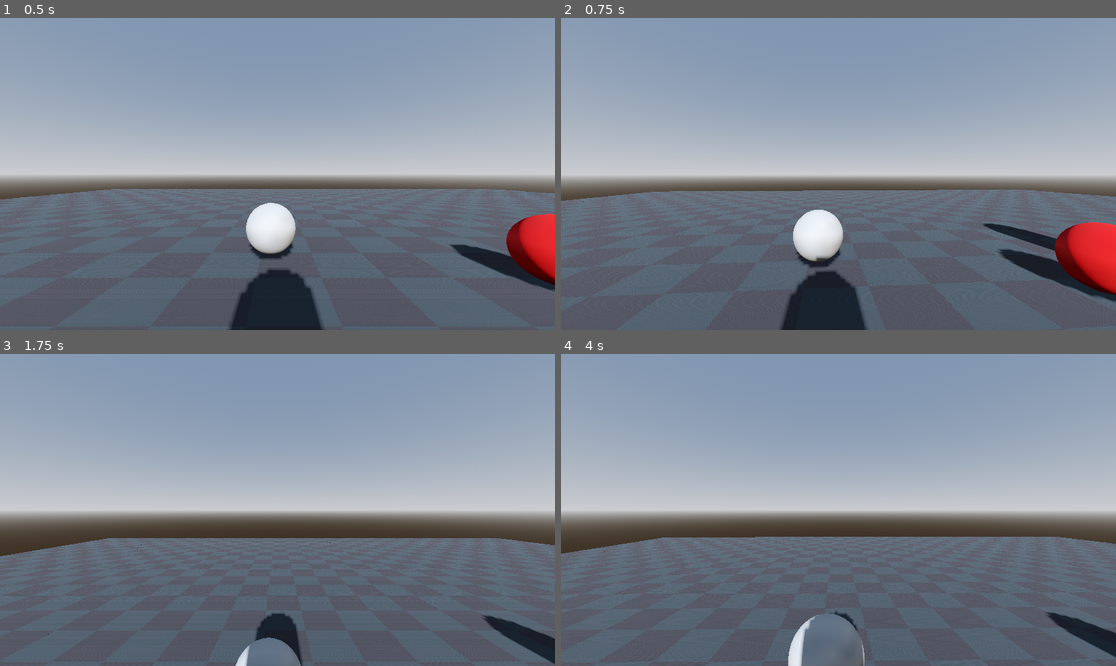
Above: before the commit, frames 1-4 (two rows, left to right).
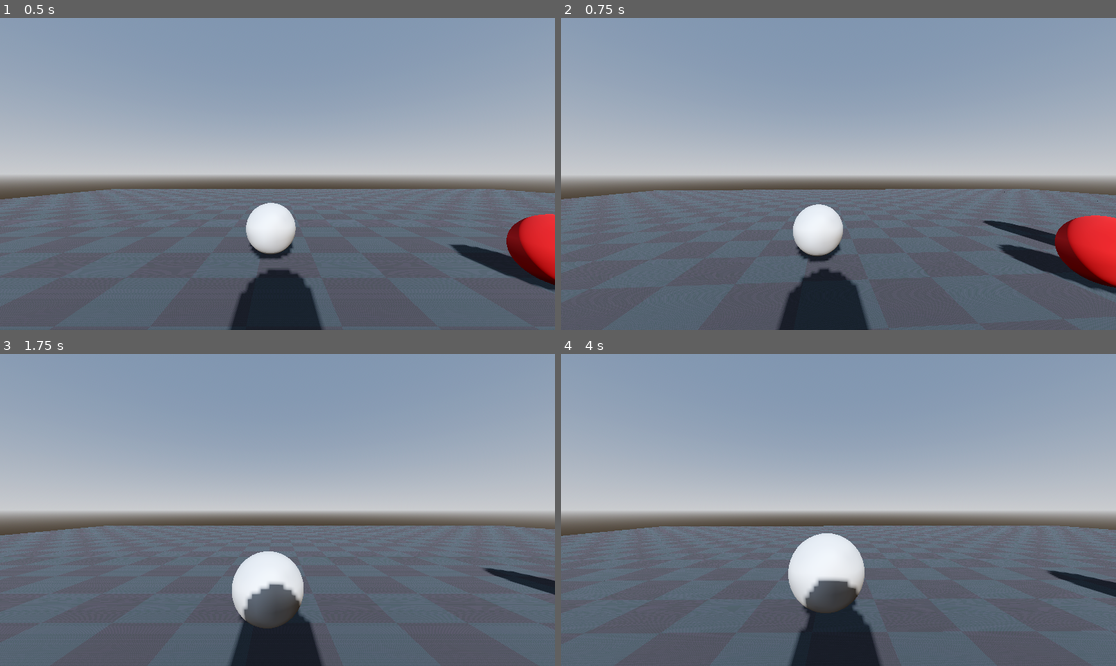
Above: after the commit, the same moments.

Repository: varshzakalq/game1
Game: Godot game, scene res://_main/Temporary stuff/temp_main.tscn
The game is run twice, just before and just after one commit, with the same random seed, the same clock (stepped at 60 frames per second) and the same inputs.
Inputs (mouse positions are in pixels of both pictures, inside the frame that each line leads up to):
- Up to frame 1 (0.5 s): no input
- Up to frame 2 (0.75 s): tap Enter (ui_accept) at 0.5 s; move the mouse to (866, 174) at 0.52 s; hold W (Forward) from 0.53 s (still down); hold R (Rewind) from 0.53 s (still down); click (866, 174) at 0.67 s
- Up to frame 3 (1.75 s): keep holding W (Forward); tap Enter (ui_accept) at 0.77, 1.52 s; move the mouse to (249, 510) at 1.27 s; release R (Rewind) at 1.28 s; tap Shift (Sprint) at 1.35 s
- Up to frame 4 (4 s): keep holding W (Forward); move the mouse to (849, 503) at 2.02 s; hold R (Rewind) 2.03-2.78 s; move the mouse to (832, 516) at 2.77 s; tap Shift (Sprint) at 2.85 s; click (832, 516) at 2.92 s; tap Enter (ui_accept) at 3.02, 3.77 s; move the mouse to (877, 513) at 3.52 s; hold R (Rewind) from 3.53 s (still down)

Frame 1 is identical in both runs. In frame 2, 3.6% of the frame differs, in the area x 0-100%, y 54-100%; in frame 3, 10%; in frame 4, 11%, in the area x 0-100%, y 55-100%.

Commit message:
time object?

Diff:
--- a/_base_objects/_characters/Player/player.gd
+++ b/_base_objects/_characters/Player/player.gd
@@ -55,6 +55,7 @@
 
 
 func _process_normal_movement(delta: float) -> void:
+
 	# Apply standard directional movement
 	_is_sprinting = _input_sprint_held
 	_move_self(_input_direction, delta)
--- a/_base_objects/_characters/Player/player.tscn
+++ b/_base_objects/_characters/Player/player.tscn
@@ -55,8 +55,7 @@
 [node name="Player" type="CharacterBody3D" unique_id=1091194407]
 script = ExtResource("1_dmsef")
 SPEED = 4.0
-GRAVITY = 20.0
-JUMP_FORCE = 8.0
+GRAVITY = 25.0
 SNAPSHOT_PROPERTY_LIST = Array[String](["velocity", "position", "camera_rotation", "global_rotation"])
 REWIND_ACCELERATION = 0.5
 metadata/_custom_type_script = "uid://b37pyy3cyklrv"
--- /dev/null
+++ b/_engine/_base classes/time_object.gd
@@ -0,0 +1,127 @@
+extends RigidBody3D
+class_name Time_Object
+
+@export_category("Time Mechanics")
+@export var MAX_SNAPSHOT_COUNT : int = 10000
+@export var SNAPSHOT_PROPERTY_LIST : Array[String] = [
+	"global_position",
+	"global_rotation",
+	"linear_velocity",
+	"angular_velocity"
+]
+
+#INTERVAL VARS
+@export var SNAPSHOT_INTERVAL : float = 0.05
+var _time_since_last_snapshot : float = 0.0
+
+#REWIND VARS
+@export var MIN_REWIND_SPEED : float = 0.25
+@export var MAX_REWIND_SPEED : float = 3.0
+@export var REWIND_ACCELERATION : float = 1.5
+
+var _reached_history_end : bool = false
+var _rewind_tween : Tween
+
+var _current_rewind_speed : float = MIN_REWIND_SPEED
+var _rewind_accumulator : float = 0.0
+
+var snapshots : Dictionary = {}
+var _is_rewinding : bool = false
+
+func _ready() -> void:
+	for prop in SNAPSHOT_PROPERTY_LIST:
+		snapshots[prop] = []
+	EventBus.rewinding.connect(_on_rewind_state)
+
+func _rollback(delta: float) -> void:
+	if _reached_history_end or snapshots[SNAPSHOT_PROPERTY_LIST[0]].is_empty():
+		_reached_history_end = true
+		return
+
+	_is_rewinding = true
+
+	_current_rewind_speed = move_toward(_current_rewind_speed, MAX_REWIND_SPEED, REWIND_ACCELERATION * delta)
+	_rewind_accumulator += _current_rewind_speed
+
+	var frames_to_pop : int = floor(_rewind_accumulator)
+
+	if frames_to_pop > 0:
+		_rewind_accumulator -= frames_to_pop
+
+		var target_values : Dictionary = {}
+
+		for i in range(frames_to_pop):
+			if snapshots[SNAPSHOT_PROPERTY_LIST[0]].is_empty():
+				_reached_history_end = true
+				break
+
+			for key in snapshots:
+
+				if key == "global_rotation":
+					var temp = snapshots[key].pop_back()
+
+					if temp.y - global_rotation.y > PI:
+						temp.y -= 2*PI
+					elif temp.y - global_rotation.y < -PI:
+						temp.y += 2*PI
+
+					target_values[key] = temp
+					continue
+
+				target_values[key] = snapshots[key].pop_back()
+
+		if not target_values.is_empty():
+			if _rewind_tween and _rewind_tween.is_valid():
+				_rewind_tween.kill()
+
+			_rewind_tween = create_tween()
+			_rewind_tween.set_parallel(true)
+
+			var tween_duration = SNAPSHOT_INTERVAL / _current_rewind_speed
+
+			for key in target_values:
+				# Instantly set velocities to preserve exact physical momentum
+				if key == "linear_velocity" or key == "angular_velocity":
+					set(key, target_values[key])
+				else:
+					_rewind_tween.tween_property(self, key, target_values[key], tween_duration)
+
+func _take_snapshot(delta: float) -> void:
+	if _is_rewinding: return
+
+	_reached_history_end = false
+
+	_time_since_last_snapshot += delta
+
+	if _time_since_last_snapshot >= SNAPSHOT_INTERVAL:
+		_time_since_last_snapshot -= SNAPSHOT_INTERVAL
+
+		for property in SNAPSHOT_PROPERTY_LIST:
+			var value = get(property)
+			if value == null:
+				push_error("NON EXISTENT PROPERTY %s TO TAKE SNAPSHOT OF" % property)
+				continue
+			snapshots[property].append(value)
+
+			if MAX_SNAPSHOT_COUNT > 0 and snapshots[property].size() > MAX_SNAPSHOT_COUNT:
+				snapshots[property].pop_front()
+
+func _stop_rollback() -> void:
+	_is_rewinding = false
+	_current_rewind_speed = MIN_REWIND_SPEED
+	_rewind_accumulator = 0.0
+
+func _on_rewind_state(value : bool):
+	_is_rewinding = value
+	if value == false:
+		_stop_rollback()
+		freeze = false # Hand control back to the physics engine
+	else:
+		freeze = true # Stop physics interference while rewinding
+
+func _process_time_mechanics(delta: float) -> void:
+	if _is_rewinding: _rollback(delta)
+
+func _physics_process(delta: float) -> void:
+	_process_time_mechanics(delta)
+	_take_snapshot(delta)
Not shown, added: _base_objects/_characters/temp_player/death_valley_-_terrain_0.jpg.import
Binary file added: _base_objects/_characters/temp_player/death_valley_-_terrain_1.png
Not shown, added: _base_objects/_characters/temp_player/death_valley_-_terrain_1.png.import
Not shown, added: _base_objects/_characters/temp_player/death_valley_-_terrain_2.jpg.import
Not shown, added: _engine/_base classes/time_object.gd.uid
Not shown, added: _base_objects/_characters/temp_player/death_valley_-_terrain_0.jpg
Not shown, added: _base_objects/_characters/temp_player/death_valley_-_terrain_2.jpg
